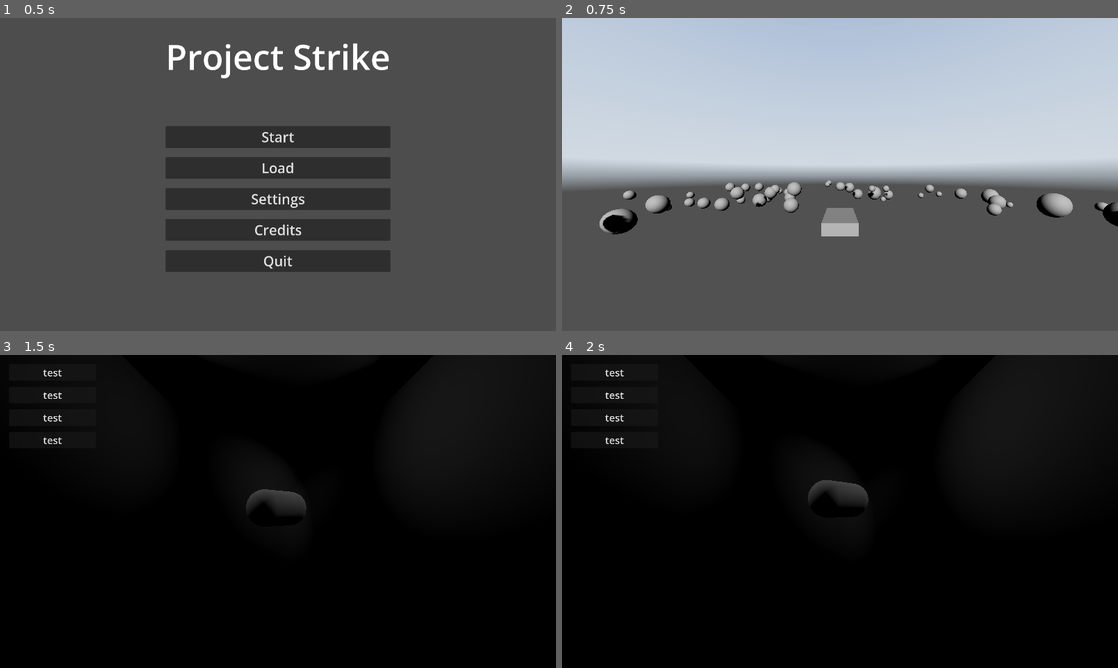
Above: before the commit, frames 1-4 (two rows, left to right).
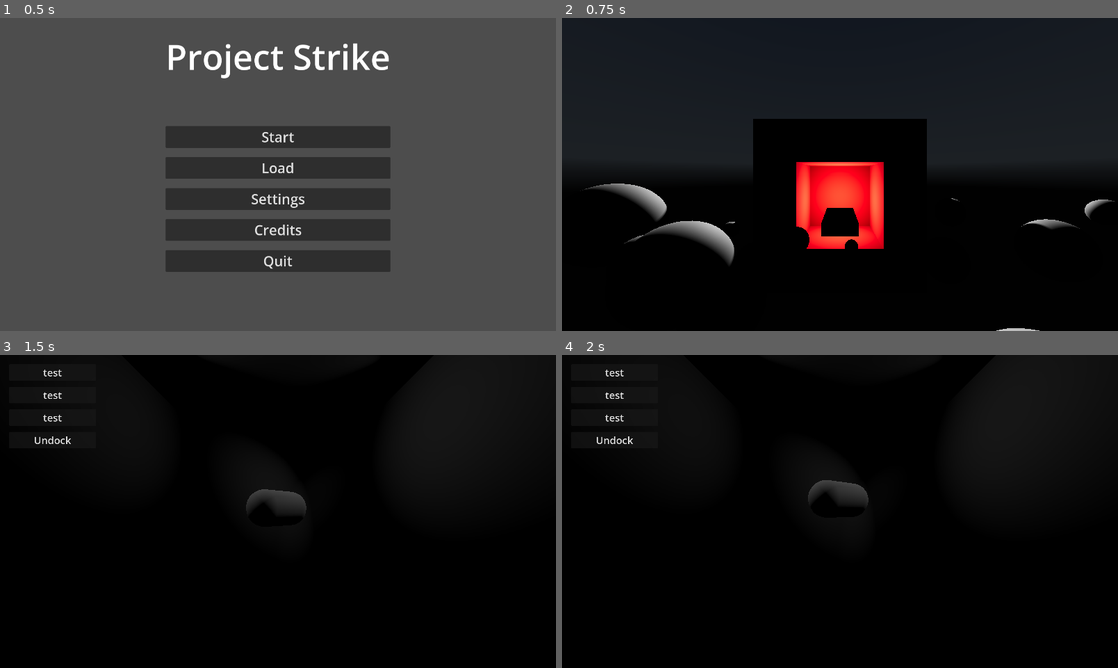
Above: after the commit, the same moments.

Repository: NoFunAllWorkGames/PSX-Strike
Game: Godot game, scene res://scenes/Main_Menu.tscn
Two runs of this game, one before a commit and one after it. Both use one fixed random seed, a clock stepped at 60 frames per second and the inputs below. A sky picture missing from this copy of the repository is replaced by a grey-blue gradient.
Inputs (mouse positions are in pixels of both pictures, inside the frame that each line leads up to):
- Up to frame 1 (0.5 s): no input
- Up to frame 2 (0.75 s): click "Start" at 0.5 s
- Up to frame 3 (1.5 s): tap Enter at 1.25 s; move the mouse to (305, 511) at 1.27 s; hold W (ship_forward) from 1.28 s (still down); hold G (interact) from 1.28 s (still down)
- Up to frame 4 (2 s): keep holding W (ship_forward); keep holding G (interact)

Frame 1 is identical in both runs. In frame 2, 99% of the frame differs, in the area x 0-100%, y 0-100%; in frame 3, less than 0.1%; in frame 4, less than 0.1%.

Commit message:
Add undocking from the station

Diff:
--- a/scenes/Space.tscn
+++ b/scenes/Space.tscn
@@ -17,10 +17,10 @@
 
 [sub_resource type="Environment" id="Environment_l0l3b"]
 background_mode = 2
+background_energy_multiplier = 0.25
 sky = ExtResource("2_c73yp")
-ambient_light_source = 1
+ambient_light_sky_contribution = 0.2
 tonemap_mode = 3
-glow_enabled = true
 
 [node name="Scene" unique_id=1408701904 instance=ExtResource("1_3swrr")]
 
@@ -58,7 +58,7 @@
 collision_mask = 66
 script = ExtResource("3_yl7bd")
 
-[node name="OmniLight3D" type="OmniLight3D" parent="World/Environment/SpaceStation" index="0" unique_id=1325313887]
+[node name="InsideLight" type="OmniLight3D" parent="World/Environment/SpaceStation" index="0" unique_id=1325313887]
 transform = Transform3D(1, 0, 0, 0, 1, 0, 0, 0, 1, 0, 0, 0.47268486)
 light_energy = 3.519
 light_bake_mode = 1
@@ -69,7 +69,7 @@
 size = Vector3(10, 10, 10)
 material = SubResource("StandardMaterial3D_yl7bd")
 
-[node name="Entry" type="CSGBox3D" parent="World/Environment/SpaceStation/Hull" index="0" unique_id=1019731145]
+[node name="EntryHole" type="CSGBox3D" parent="World/Environment/SpaceStation/Hull" index="0" unique_id=1019731145]
 transform = Transform3D(1, 0, 0, 0, 1, 0, 0, 0, 1, 0, 0, -2.5847397)
 operation = 2
 size = Vector3(5, 5, 5)
@@ -84,6 +84,10 @@
 transform = Transform3D(1, 0, 0, 0, 1, 0, 0, 0, 1, 0, 0, -0.86234665)
 shape = SubResource("BoxShape3D_3hkh3")
 
+[node name="SpawnUndockStation" type="Marker3D" parent="World/Environment/SpaceStation" index="2" unique_id=922225489]
+transform = Transform3D(-1, 0, 1.509958e-07, 0, 1, 0, -1.509958e-07, 0, -1, 0, 0, -5.203661)
+gizmo_extents = 1.0
+
 [node name="PlayerShipArchon" parent="World/Characters" parent_id_path=PackedInt32Array(356321642) index="0" unique_id=34192894 instance=ExtResource("3_3hkh3")]
 collision_layer = 2
 
--- a/scenes/Station.tscn
+++ b/scenes/Station.tscn
@@ -92,10 +92,10 @@
 theme_override_font_sizes/font_size = 35
 text = "test"
 
-[node name="Button4" type="Button" parent="Canvases/CanvasLayer/Control/MarginContainer/HBoxContainer/VBoxContainer" index="3" unique_id=1988813574]
+[node name="undock" type="Button" parent="Canvases/CanvasLayer/Control/MarginContainer/HBoxContainer/VBoxContainer" index="3" unique_id=1988813574]
 layout_mode = 2
 theme_override_font_sizes/font_size = 35
-text = "test"
+text = "Undock"
 
 [node name="CSGCombiner3D" type="CSGCombiner3D" parent="World/Environment" parent_id_path=PackedInt32Array(1932253135) index="0" unique_id=784646800]
 
--- a/src/interactables/space_station_outside.gd
+++ b/src/interactables/space_station_outside.gd
@@ -1,9 +1,14 @@
 extends Node
 
+var PlayerShip
+
 func _ready() -> void:
+	GameManager.PlayerShip = $"../../Characters/PlayerShipArchon" as CharacterBody3D
+	PlayerShip = GameManager.PlayerShip
 	var area_3d: Area3D = get_node("Hull/Area3D")
 	area_3d.body_entered.connect(_on_area_3d_body_entered)
 	area_3d.body_exited.connect(_on_area_3d_body_exited)
+	undock_ship()
 
 func _on_area_3d_body_entered(body: Node3D) -> void:
 	SignalBus.display_action_label.emit("Press G to enter")
@@ -13,4 +18,28 @@
 
 func _unhandled_input(event: InputEvent) -> void:
 	if event is InputEventKey and event.is_action_pressed("interact"):
-		get_tree().change_scene_to_file("res://scenes/Station.tscn")
+		GameManager.transition_to("res://scenes/Station.tscn")
+
+func undock_ship():
+	print("Undocking ship")
+	# Start from Main Menu
+	if GameManager.previous_scene_path == "res://scenes/Main_Menu.tscn":
+		print("Undocking ship from main menu")
+		var spawn_position := $SpawnUndockStation.global_position as Vector3
+		var spawn_position_direction := $SpawnUndockStation.global_rotation as Vector3
+		PlayerShip.global_position = spawn_position
+		PlayerShip.global_rotation = spawn_position_direction
+
+	# Start from Station
+	if GameManager.previous_scene_path == "res://scenes/Station.tscn":
+		print("Undocking ship from station")
+		var spawn_position = $SpawnUndockStation.global_position as Vector3
+		var marker_basis = $SpawnUndockStation.global_transform.basis
+		var opposite_direction = marker_basis.z.normalized()
+		# Look in the opposite direction of the marker (set forward -z to +z of marker)
+		PlayerShip.global_position = spawn_position
+		PlayerShip.look_at(spawn_position + opposite_direction, Vector3.UP)
+
+		# Give it an initial push out
+		var direction: Vector3 = -PlayerShip.global_transform.basis.z
+		PlayerShip.velocity += direction * 10
--- a/src/ui/main_menu.gd
+++ b/src/ui/main_menu.gd
@@ -12,7 +12,7 @@
 func _on_start_pressed() -> void:
 	if start_scene == null:
 		return
-	get_tree().change_scene_to_file.call_deferred(start_scene.resource_path)
+	GameManager.transition_to(start_scene.resource_path)
 
 func _on_quit_pressed() -> void:
 	get_tree().quit()
--- a/src/ui/station.gd
+++ b/src/ui/station.gd
@@ -1,5 +1,11 @@
 extends Control
 
+@onready var undock_button = get_node("MarginContainer/HBoxContainer/VBoxContainer/undock")
 
 func _ready() -> void:
 	Input.set_mouse_mode(Input.MOUSE_MODE_VISIBLE)
+	undock_button.pressed.connect(_on_undock_pressed)
+
+func _on_undock_pressed() -> void:
+	print("Undock button pressed")
+	GameManager.transition_to("res://scenes/Space.tscn")
Not shown: 1 places in scenes/Station.tscn that only renumber resources
